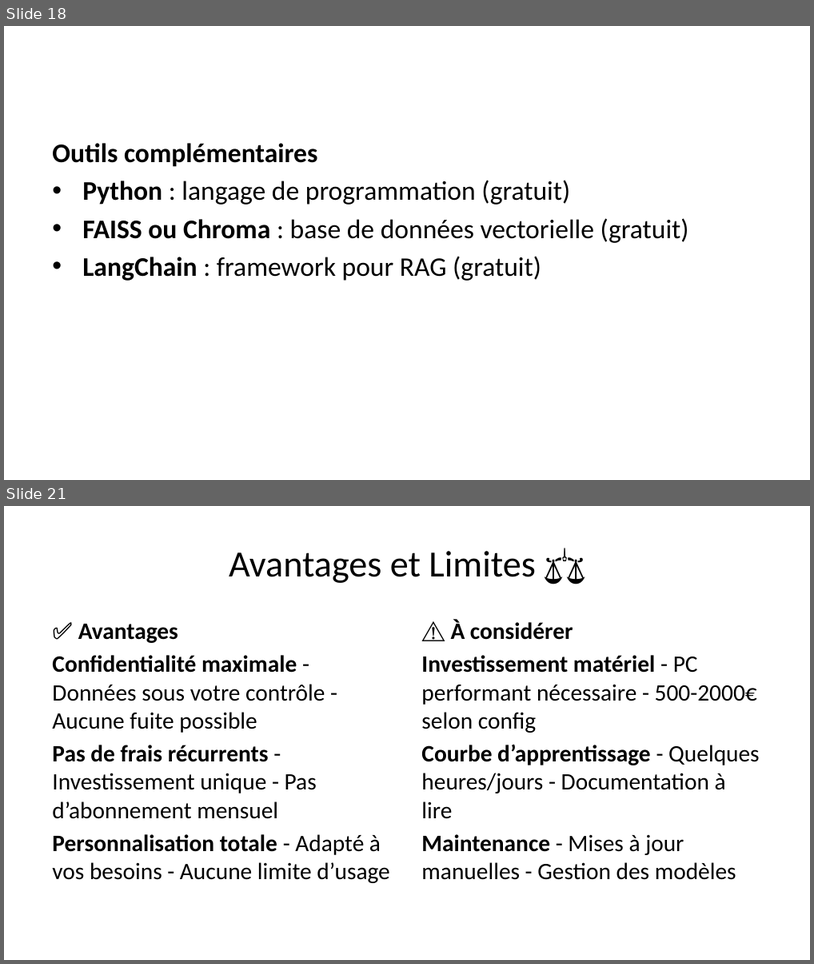
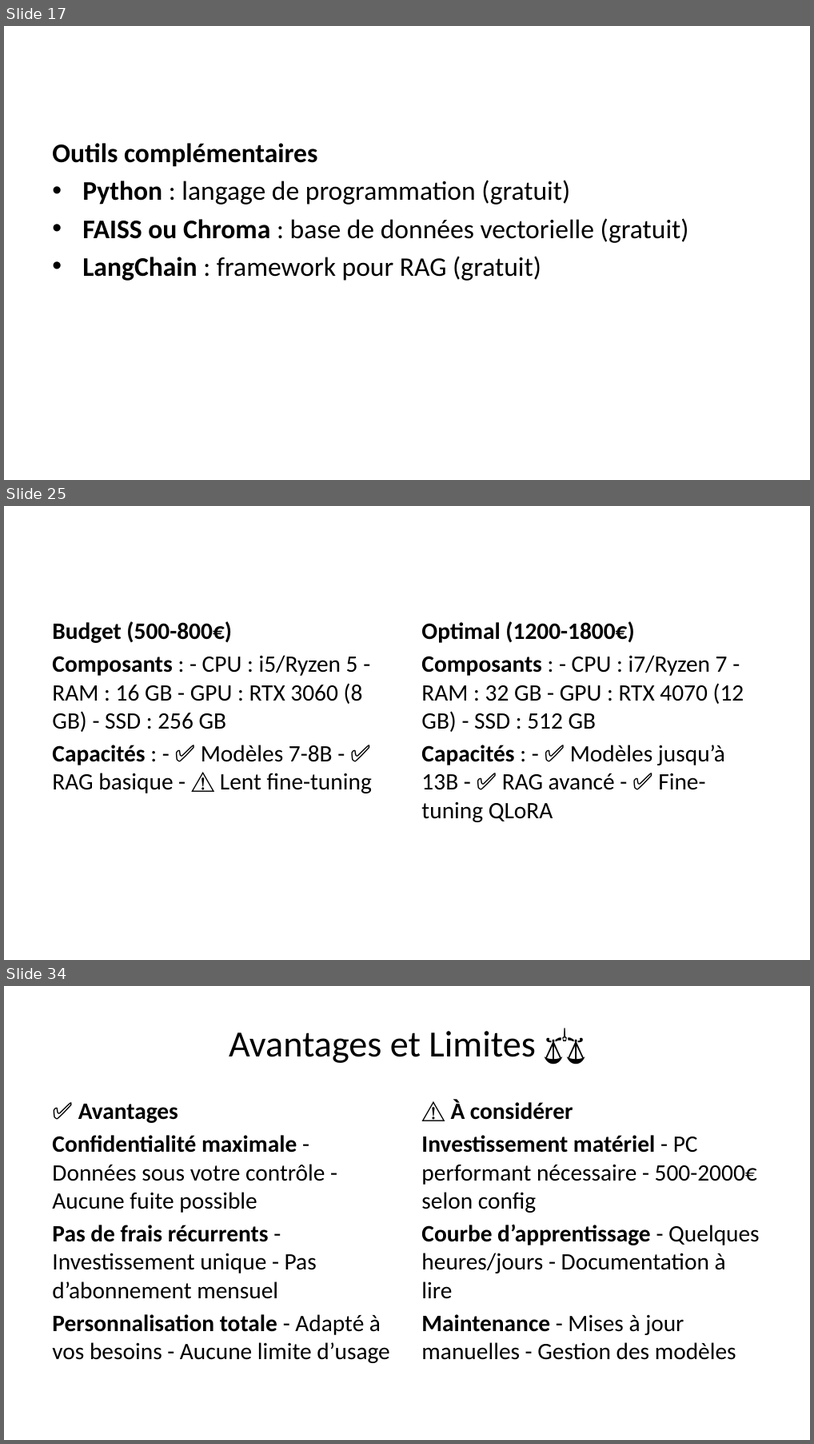
Before and after one commit to kl-IOS/IA_Locale, a slide deck: claude/presentation_grand_public.pptx. Shown one above the other, each under a label of ours: slides 18 and 21 before the commit, slides 17, 25 and 34 after it; the slides between them are not shown. The pictures are 814x964 and 814x1444 pixels, drawn with LibreOffice and Linux fonts; fonts in the diff are those of the drawing. Boxes give left, top, right and bottom in pixels: in the first picture for what was removed or moved away, otherwise in the second. Text is boxed around its words. In the diff, an @@ line names an element or a change of style, - is before the commit and + after.

```diff
--- a/claude/presentation_grand_public.pptx
+++ b/claude/presentation_grand_public.pptx
@@ slide 25 added at (x1=4, y1=506, x2=810, y2=960), background #FFFFFF @@
@@ text added at (x1=52, y1=621, x2=372, y2=793), 21 pt, text #000000 @@
+Budget (500-800€)
+Composants : - CPU : i5/Ryzen 5 - RAM : 16 GB - GPU : RTX 3060 (8 GB) - SSD : 256 GB
+Capacités : - ✅ Modèles 7-8B - ✅ RAG basique - ⚠️ Lent fine-tuning
@@ text added at (x1=422, y1=621, x2=745, y2=822), 21 pt, text #000000 @@
+Optimal (1200-1800€)
+Composants : - CPU : i7/Ryzen 7 - RAM : 32 GB - GPU : RTX 4070 (12 GB) - SSD : 512 GB
+Capacités : - ✅ Modèles jusqu’à 13B - ✅ RAG avancé - ✅ Fine-tuning QLoRA
@@ what was slide 18 is now slide 17 @@
@@ what was slide 21 is now slide 34 @@
```
Also in this commit, not shown: 4 slides changed, 15 other slides added, 3 slides removed, 16 other files.
